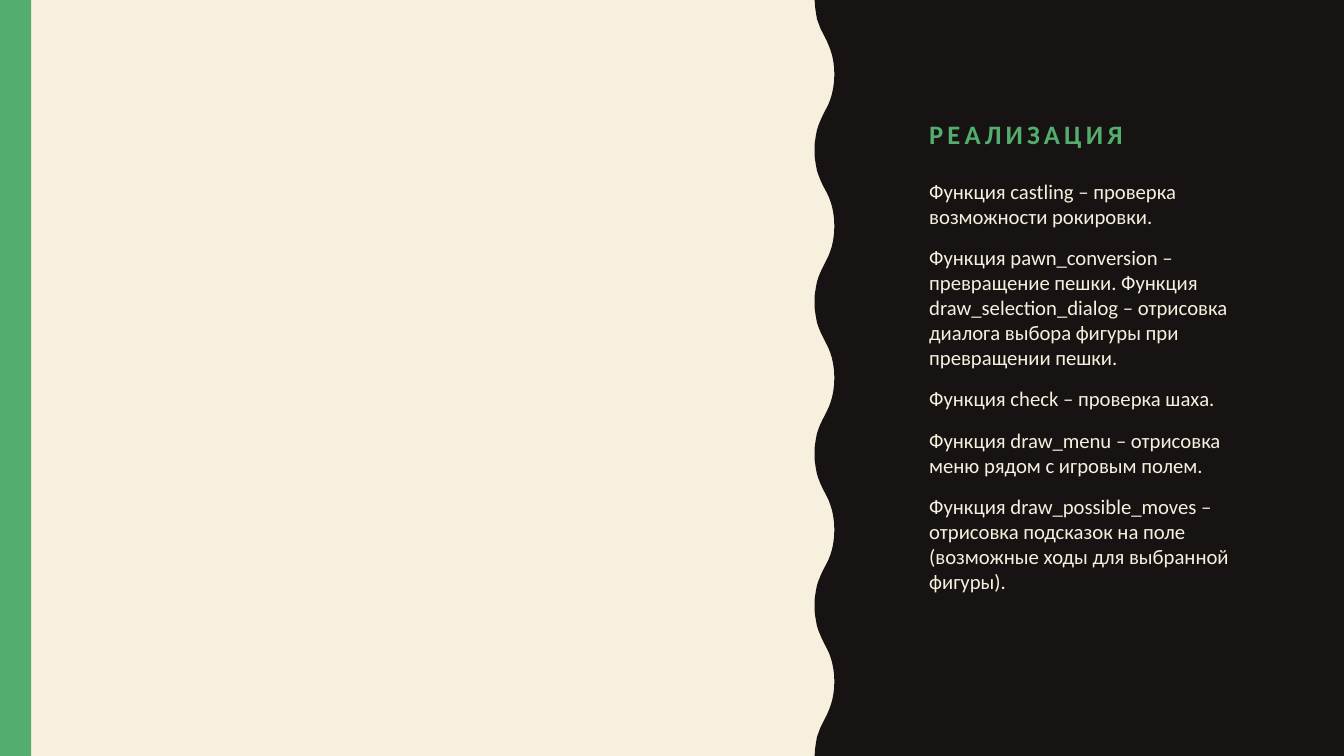
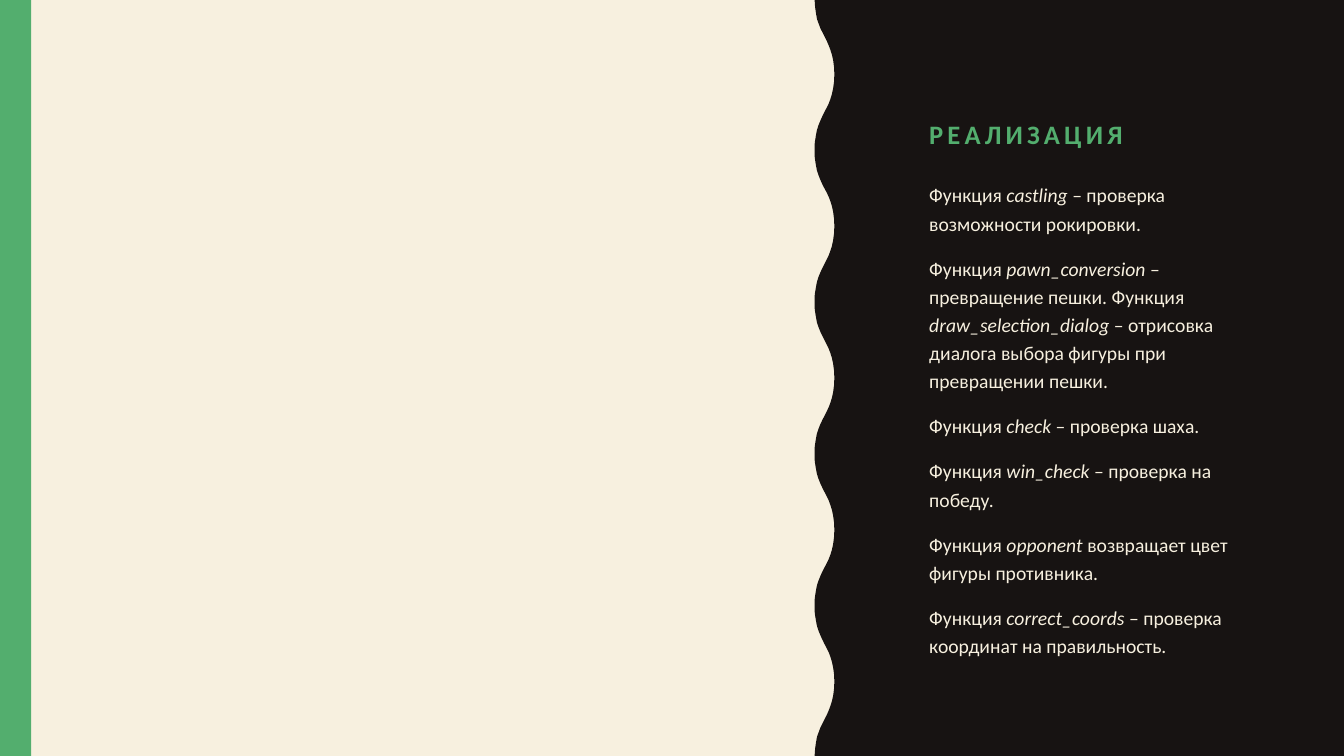
Before and after one commit to Gentlem4n72/Pygame-Chess, a slide deck: slide 5 of Шах и мат.pptx (slide 4 before the commit). Drawn at 1344x756 pixels with LibreOffice and Linux fonts; fonts in the diff are those of the drawing. Boxes give left, top, right and bottom in pixels: in the first picture for what was removed or moved away, otherwise in the second. Text is boxed around its words. In the diff, an @@ line names an element or a change of style, - is before the commit and + after.

```diff
--- a/Шах и мат.pptx
+++ b/Шах и мат.pptx
@@ text at <box>929,188,1213,437</box>: size 14.8 to 14 pt in "Функция castling – проверка возможности рокировки.", "Функция pawn_conversion – превращение пешки. Функция draw_se ...", "Функция check – проверка шаха."; italic on in "castling", "pawn_conversion draw_selection_dialog", "check"; line spacing 1 to 1.2 @@
@@ text at <box>929,464,1227,657</box>: text changed; size 14.8 to 14 pt @@
-Функция draw_menu – отрисовка меню рядом с игровым полем.
-Функция draw_possible_moves – отрисовка подсказок на поле (возможные ходы для выбранной фигуры).
+Функция win_check – проверка на победу.
+Функция opponent возвращает цвет фигуры противника.
+Функция correct_coords – проверка координат на правильность.
```
Also in this commit, not shown: 1 other slide changed, 2 slides added, 1 other file.
